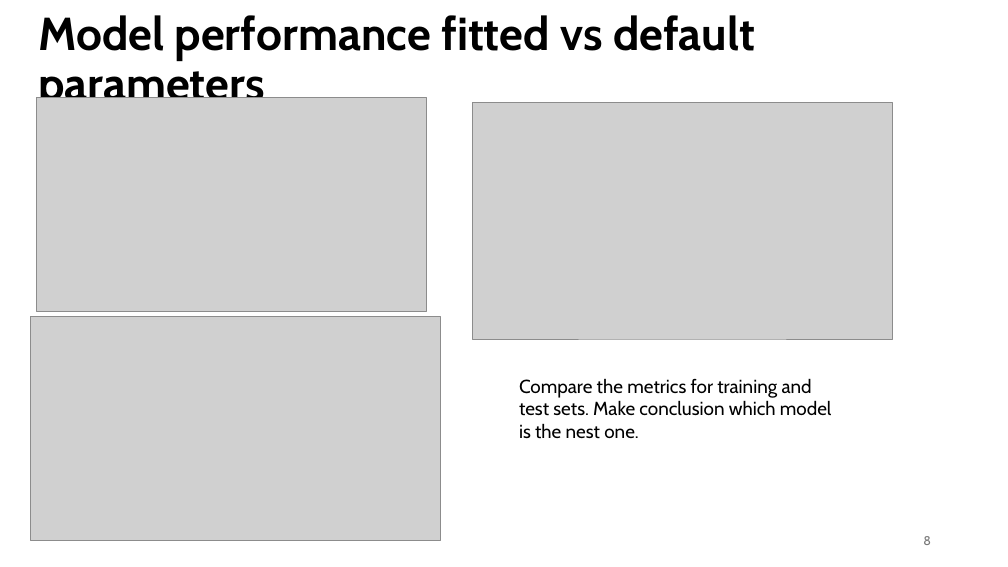
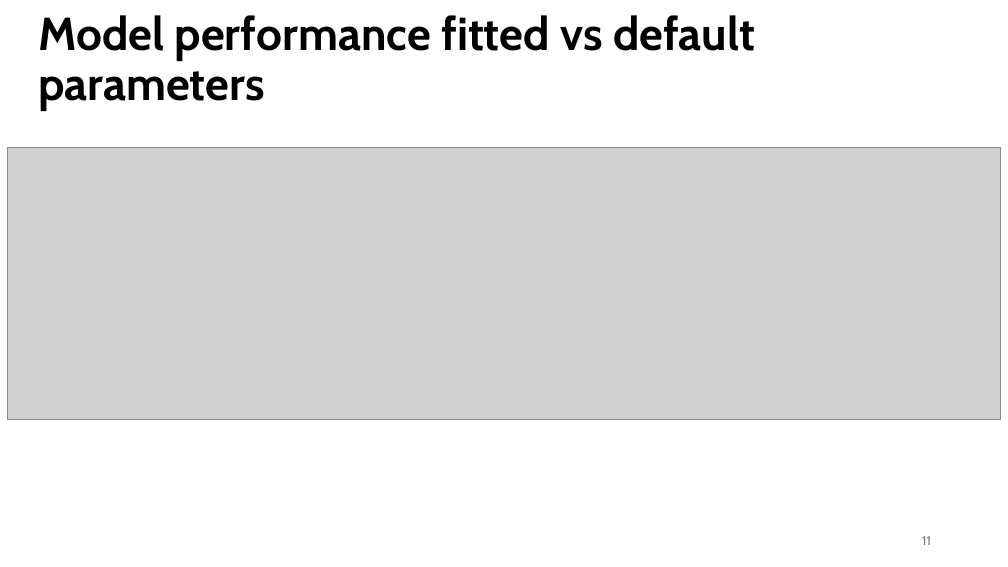
Before and after one commit to azelarabchakour/Data-science-assignments, a slide deck: slide 11 of Assignment-1/Assignment-1.pptx (slide 8 before the commit). Drawn at 1008x567 pixels with LibreOffice and Linux fonts; fonts in the diff are those of the drawing; grey boxes stand for pictures. Boxes give left, top, right and bottom in pixels: in the first picture for what was removed or moved away, otherwise in the second. Text is boxed around its words. In the diff, an @@ line names an element or a change of style, - is before the commit and + after.

```diff
--- a/Assignment-1/Assignment-1.pptx
+++ b/Assignment-1/Assignment-1.pptx
@@ picture removed at (x1=37, y1=97, x2=426, y2=312) @@
@@ picture removed at (x1=473, y1=102, x2=893, y2=340) @@
@@ picture added at (x1=8, y1=147, x2=1001, y2=420) @@
@@ picture removed at (x1=31, y1=317, x2=441, y2=541) @@
@@ text removed at (x1=519, y1=378, x2=832, y2=439) @@
-Compare the metrics for training and test sets. Make conclusion which model is the nest one.
@@ page number at (x1=922, y1=536, x2=931, y2=545): text changed @@
-8
+11
```
Also in this commit, not shown: 7 other slides changed, 12 slides added, 3 slides removed, 11 other files.
